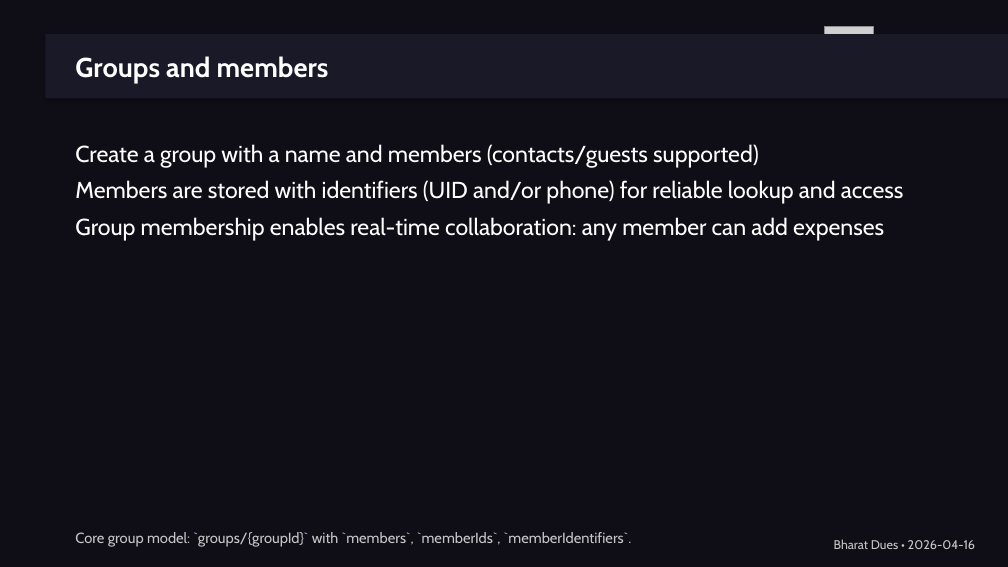
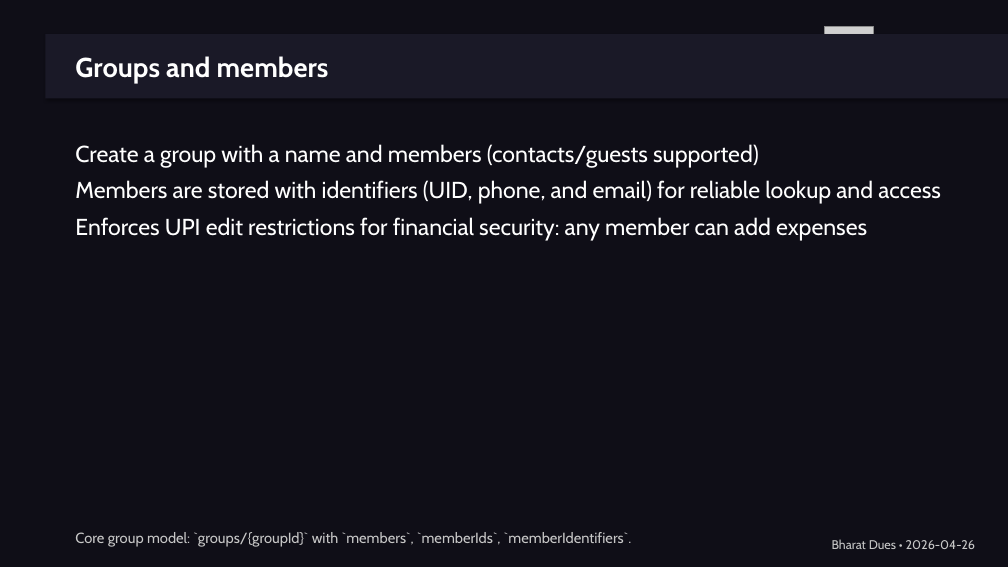
Before and after one commit to shikharagrawal17/settleup, a slide deck: slide 7 of BharatDues_App_Guide.pptx. Drawn at 1008x567 pixels with LibreOffice and Linux fonts; fonts in the diff are those of the drawing; grey boxes stand for pictures. Boxes give left, top, right and bottom in pixels: in the first picture for what was removed or moved away, otherwise in the second. Text is boxed around its words. In the diff, an @@ line names an element or a change of style, - is before the commit and + after.

Commit message:
Fix all logical, accounting, security rules, and cross-platform issues; optimize web build

```diff
--- a/BharatDues_App_Guide.pptx
+++ b/BharatDues_App_Guide.pptx
@@ text at (75, 180, 941, 241): text changed @@
-Members are stored with identifiers (UID and/or phone) for reliable lookup and access
-Group membership enables real-time collaboration: any member can add expenses
+Members are stored with identifiers (UID, phone, and email) for reliable lookup and access
+Enforces UPI edit restrictions for financial security: any member can add expenses
@@ text at (832, 539, 976, 549): text changed @@
-Bharat Dues • 2026-04-16
+Bharat Dues • 2026-04-26
```
Also in this commit, not shown: 12 other slides changed, 27 other files.
